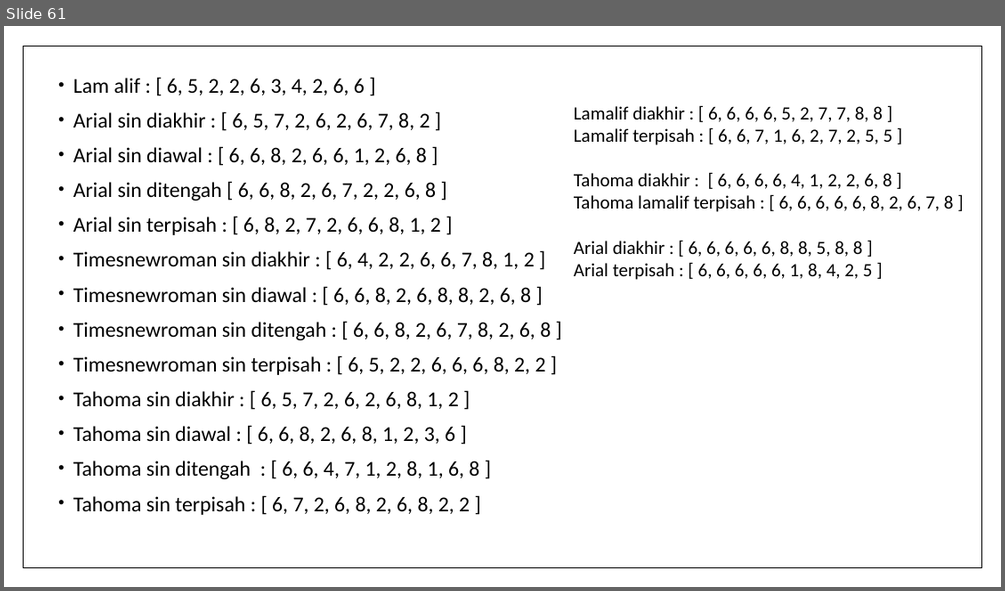
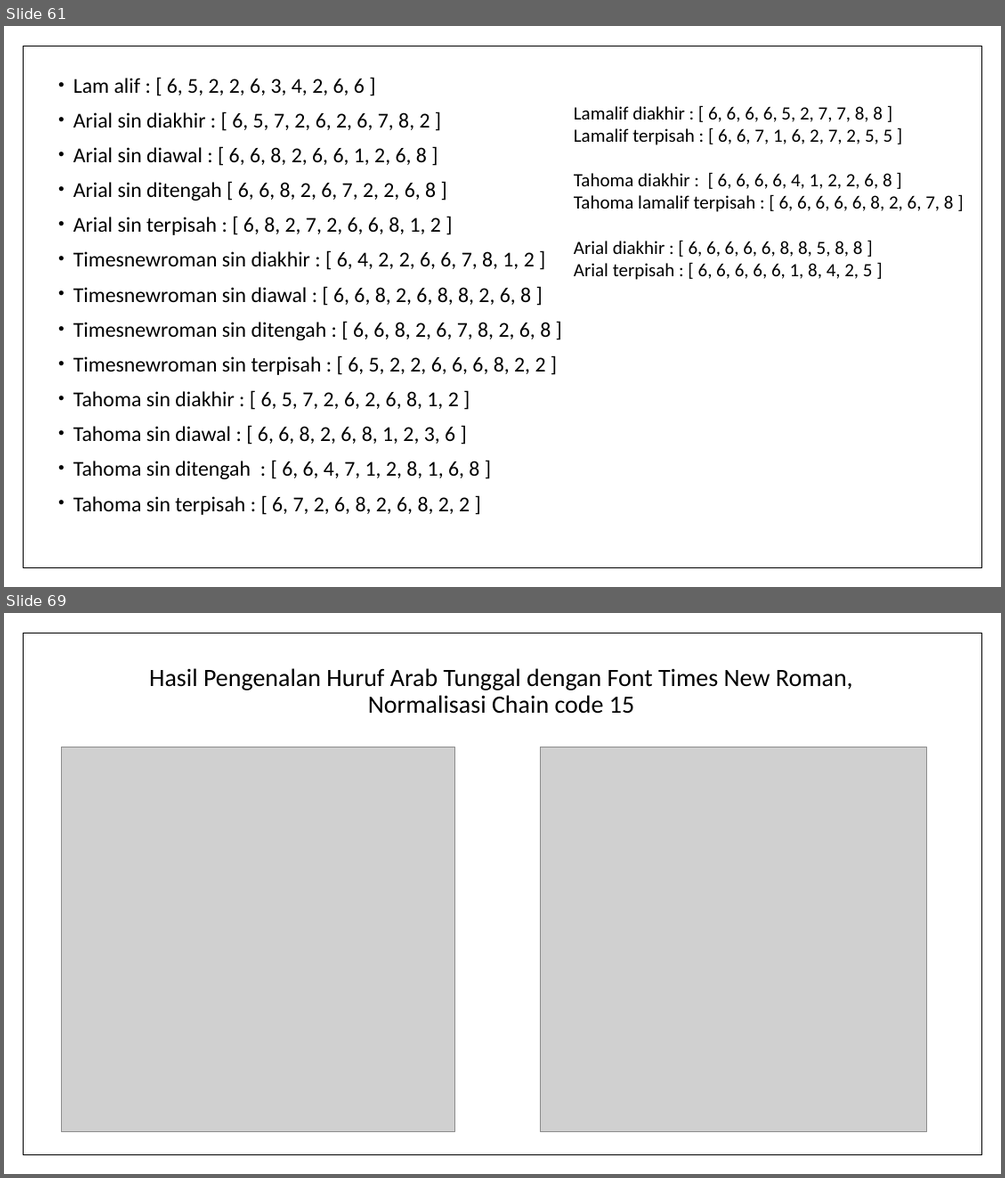
Before and after one commit to ainawind27/arabicocr-data, a slide deck: 1. presentasi/PEMBELAJARAN HURUF DAN KALIMAT ARAB BERBASIS PENGENALAN CITRA.pptx. Shown one above the other, each under a label of ours: slide 61 before the commit, slides 61 and 69 after it; the slides between them are not shown. The pictures are 1005x591 and 1005x1178 pixels, drawn with LibreOffice and Linux fonts; fonts in the diff are those of the drawing; grey boxes stand for pictures. Boxes give left, top, right and bottom in pixels: in the first picture for what was removed or moved away, otherwise in the second. Text is boxed around its words. In the diff, an @@ line names an element or a change of style, - is before the commit and + after.

```diff
--- a/1. presentasi/PEMBELAJARAN HURUF DAN KALIMAT ARAB BERBASIS PENGENALAN CITRA.pptx
+++ b/1. presentasi/PEMBELAJARAN HURUF DAN KALIMAT ARAB BERBASIS PENGENALAN CITRA.pptx
@@ slide 69 added at [4, 613, 1001, 1174], background #FFFFFF; not listed: 1 template element that a slide beside it also shows @@
@@ title added at [149, 668, 853, 714], 24 pt, text #000000 @@
+Hasil Pengenalan Huruf Arab Tunggal dengan Font Times New Roman, Normalisasi Chain code 15
@@ picture added at [62, 747, 455, 1132] @@
@@ picture added at [540, 747, 927, 1132] @@
```
Also in this commit, not shown: 14 other slides added, 1 slide removed, 8 other files.
